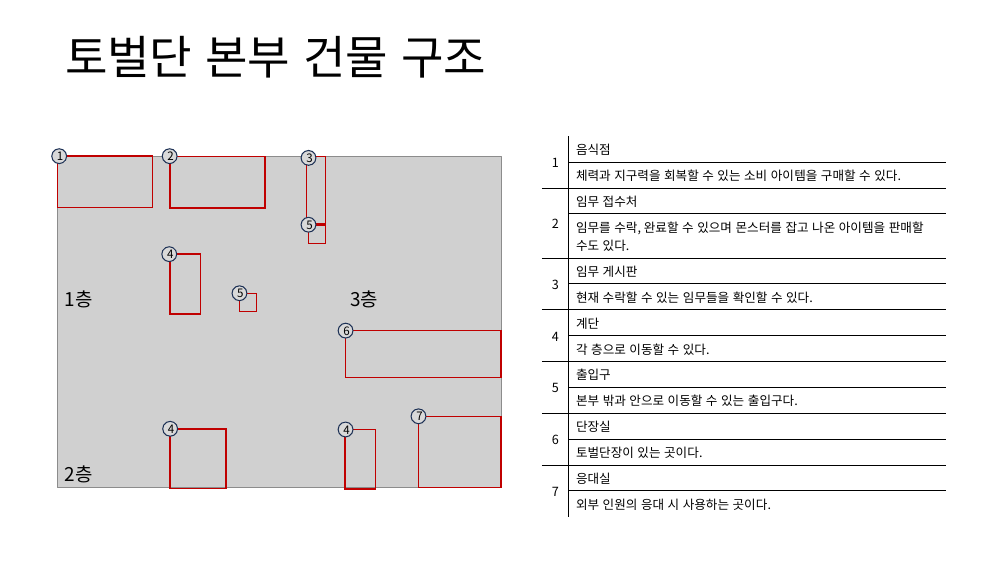
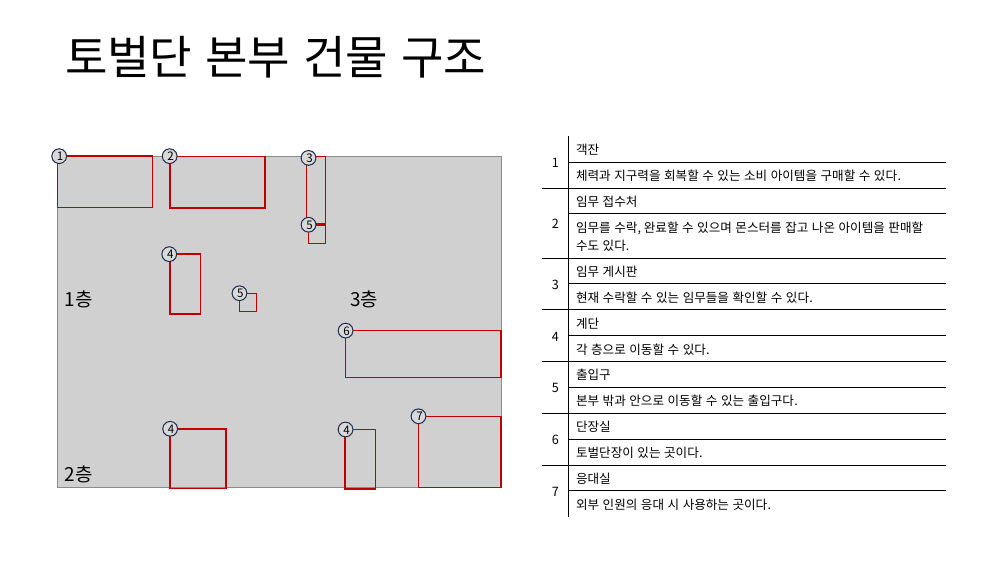
Before and after one commit to yjk0401/unityenginebasic_9th, a slide deck: slide 8 of 기획/방랑엽사전/맵 기획서 (토벌단 본부).pptx. Drawn at 1008x567 pixels with LibreOffice and Linux fonts; fonts in the diff are those of the drawing; grey boxes stand for pictures. Boxes give left, top, right and bottom in pixels: in the first picture for what was removed or moved away, otherwise in the second. Text is boxed around its words. In the diff, an @@ line names an element or a change of style, - is before the commit and + after.

```diff
--- a/기획/방랑엽사전/맵 기획서 (토벌단 본부).pptx
+++ b/기획/방랑엽사전/맵 기획서 (토벌단 본부).pptx
@@ table at box(542, 136, 946, 514) @@
-row 1, column 2: 음식점
+row 1, column 2: 객잔
```
Also in this commit, not shown: 2 other slides changed.
